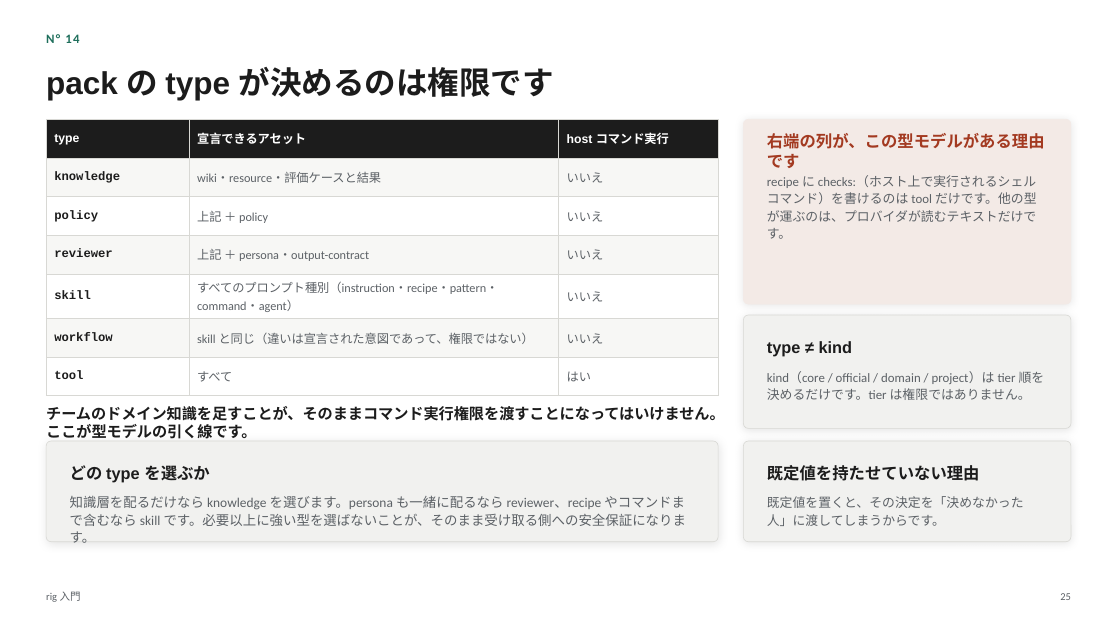
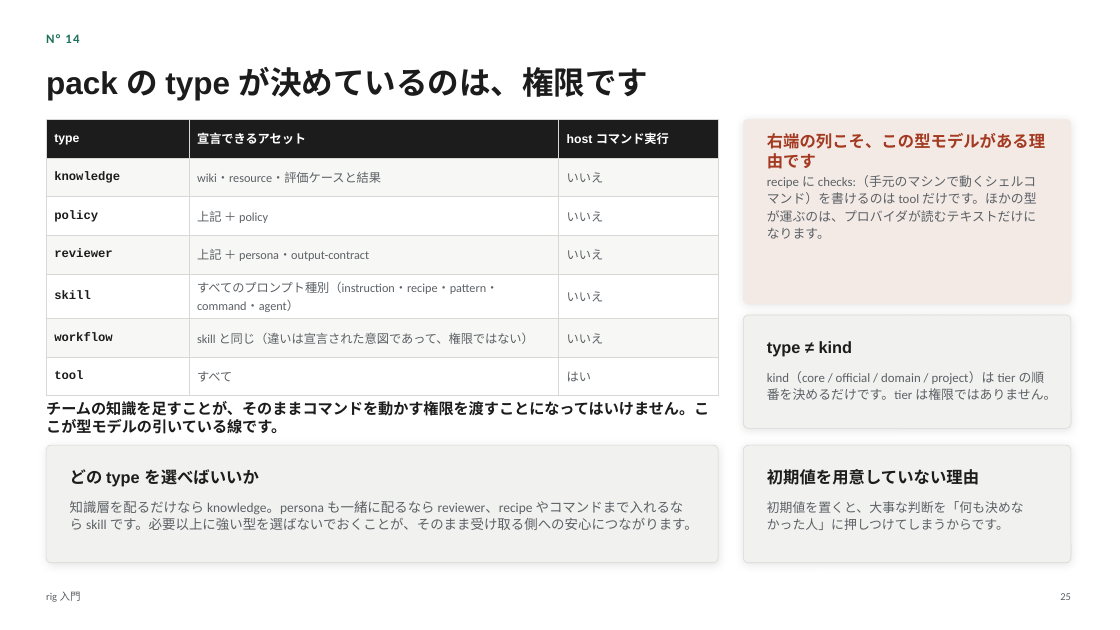
Before and after one commit to itoh-shun/rig, a slide deck: slide 25 of docs/onboarding/rig-intro.ja.pptx. Drawn at 1120x630 pixels with LibreOffice and Linux fonts; fonts in the diff are those of the drawing. Boxes give left, top, right and bottom in pixels: in the first picture for what was removed or moved away, otherwise in the second. Text is boxed around its words. In the diff, an @@ line names an element or a change of style, - is before the commit and + after.

```diff
--- a/docs/onboarding/rig-intro.ja.pptx
+++ b/docs/onboarding/rig-intro.ja.pptx
@@ text at box(46, 67, 649, 100): text changed @@
-pack の type が決めるのは権限です
+pack の type が決めているのは、権限です
@@ text at box(767, 133, 1045, 169): text changed @@
-右端の列が、この型モデルがある理由です
+右端の列こそ、この型モデルがある理由です
@@ text at box(767, 175, 1036, 239): text changed @@
-recipe に checks:（ホスト上で実行されるシェルコマンド）を書けるのは tool だけです。他の型が運ぶのは、プロバイダが読むテキストだけです。
+recipe に checks:（手元のマシンで動くシェルコマンド）を書けるのは tool だけです。ほかの型が運ぶのは、プロバイダが読むテキストだけになります。
@@ text at box(767, 371, 1056, 400): text changed @@
-kind（core / official / domain / project）は tier 順を決めるだけです。tier は権限ではありません。
+kind（core / official / domain / project）は tier の順番を決めるだけです。tier は権限ではありません。
@@ text at box(46, 401, 709, 434): text changed @@
-チームのドメイン知識を足すことが、そのままコマンド実行権限を渡すことになってはいけません。ここが型モデルの引く線です。
+チームの知識を足すことが、そのままコマンドを動かす権限を渡すことになってはいけません。ここが型モデルの引いている線です。
@@ rounded rectangle: place and size @@
-rounded rectangle at box(46, 441, 718, 542)
+rounded rectangle at box(46, 445, 718, 563)
@@ rounded rectangle at box(46, 445, 718, 563): proportions changed @@
@@ rounded rectangle at box(744, 445, 1071, 563): proportions changed @@
@@ rounded rectangle: place and size @@
-rounded rectangle at box(744, 441, 1071, 542)
+rounded rectangle at box(744, 445, 1071, 563)
@@ text at box(70, 469, 259, 486): text changed @@
-どの type を選ぶか
+どの type を選べばいいか
@@ text at box(767, 469, 979, 485): text changed @@
-既定値を持たせていない理由
+初期値を用意していない理由
@@ text at box(70, 501, 698, 530): text changed @@
-知識層を配るだけなら knowledge を選びます。persona も一緒に配るなら reviewer、recipe やコマンドまで含むなら skill です。必要以上に強い型を選ばないことが、そのまま受け取る側への安全保証になります。
+知識層を配るだけなら knowledge。persona も一緒に配るなら reviewer、recipe やコマンドまで入れるなら skill です。必要以上に強い型を選ばないでおくことが、そのまま受け取る側への安心につながります。
@@ text at box(767, 501, 1024, 530): text changed @@
-既定値を置くと、その決定を「決めなかった人」に渡してしまうからです。
+初期値を置くと、大事な判断を「何も決めなかった人」に押しつけてしまうからです。
```
Also in this commit, not shown: 30 other slides changed, 4 other files.
